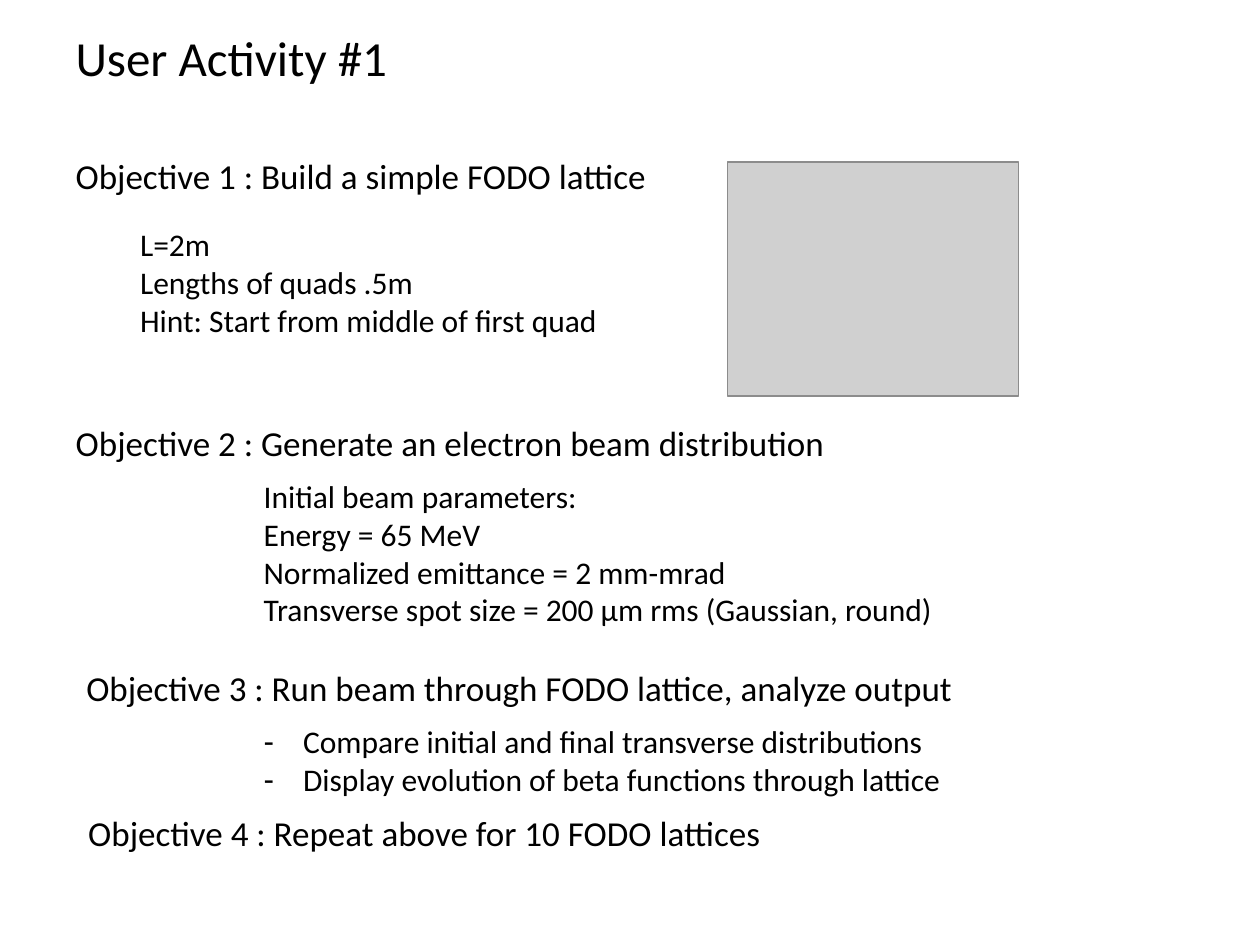
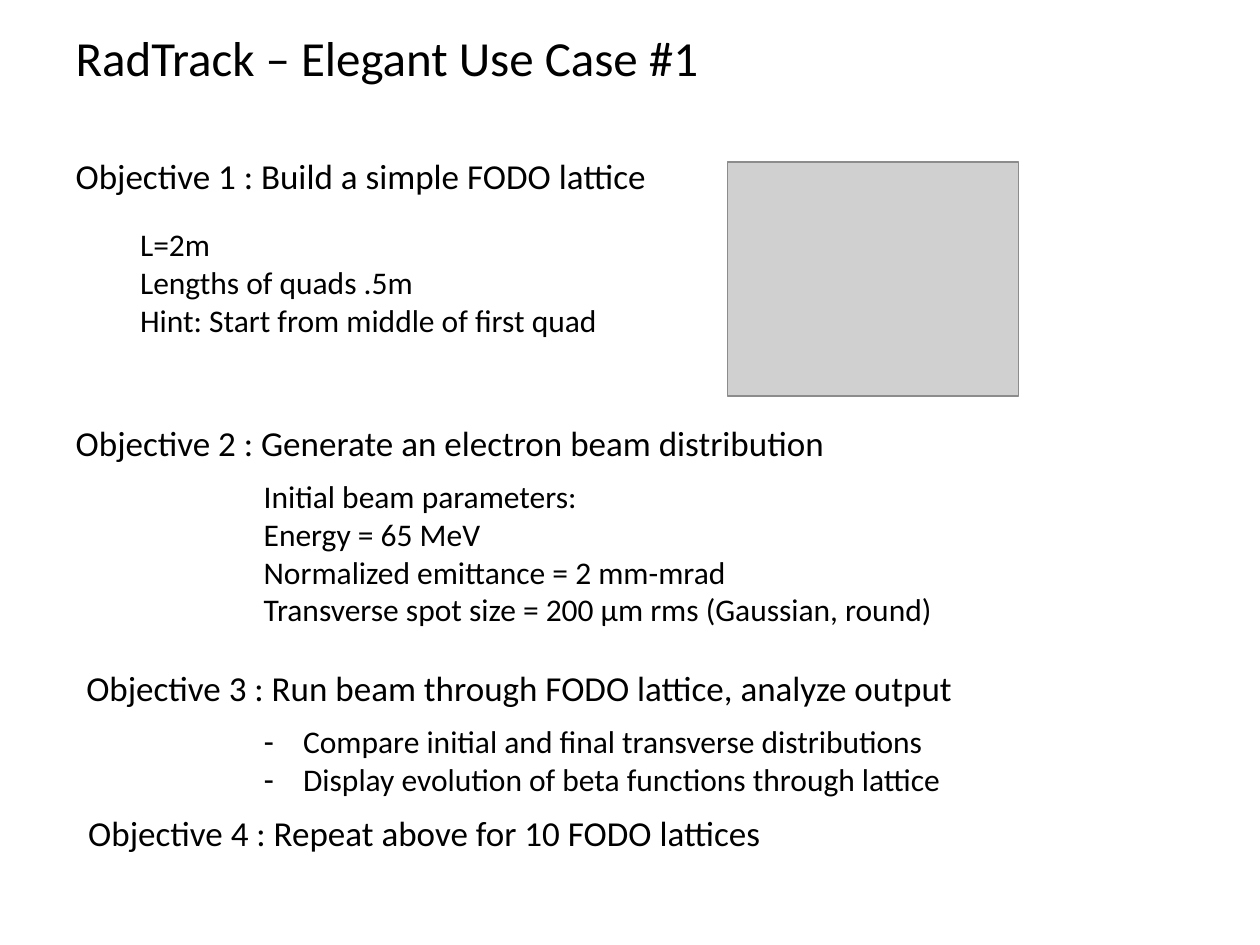
Before and after one commit to aerosadegh/radtrack, a slide deck: slide 1 of use_cases/elegant/simple_fodo/simple_fodo.pptx. Drawn at 1260x945 pixels with LibreOffice and Linux fonts; fonts in the diff are those of the drawing; grey boxes stand for pictures. Boxes give left, top, right and bottom in pixels: in the first picture for what was removed or moved away, otherwise in the second. Text is boxed around its words. In the diff, an @@ line names an element or a change of style, - is before the commit and + after.

Commit message:
Some minor cleanup of use case #1

```diff
--- a/use_cases/elegant/simple_fodo/simple_fodo.pptx
+++ b/use_cases/elegant/simple_fodo/simple_fodo.pptx
@@ title at (76,42,698,85): text changed @@
-User Activity #1
+RadTrack – Elegant Use Case #1
```
Also in this commit, not shown: 1 other slide changed, 1 other file.
